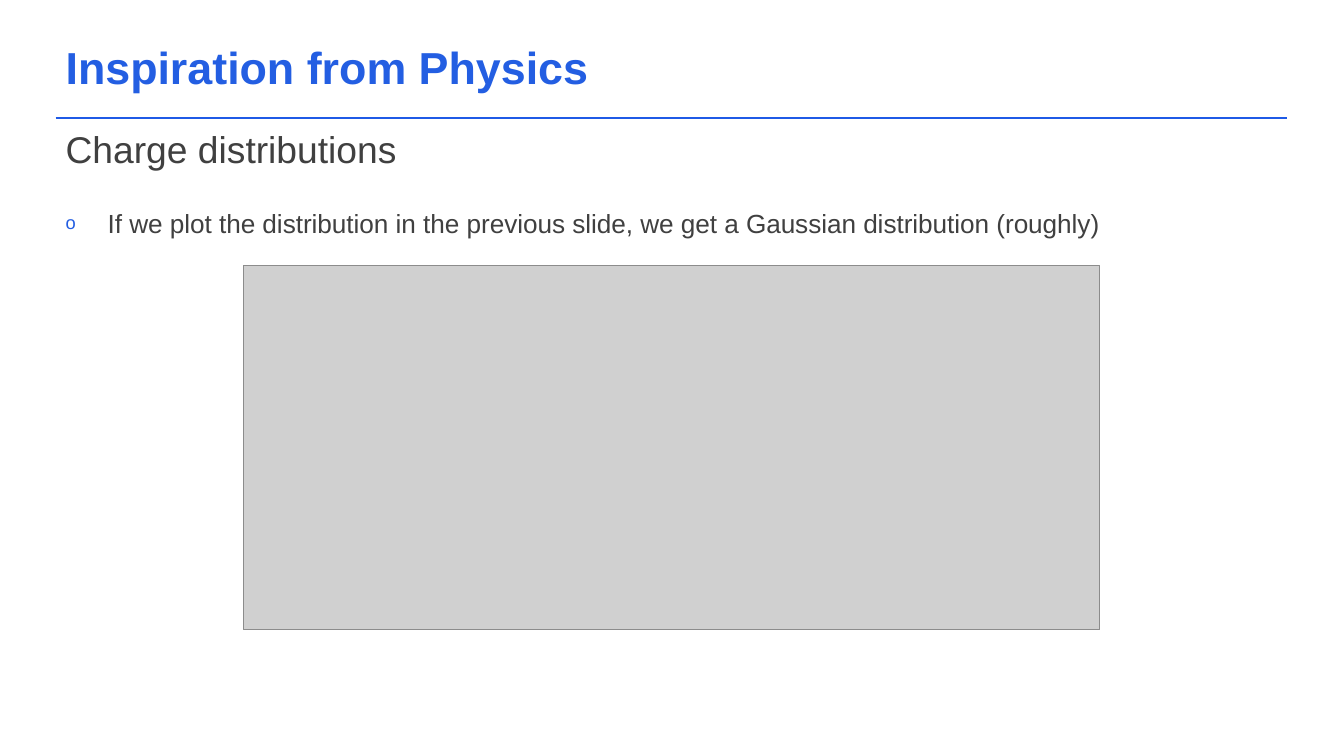
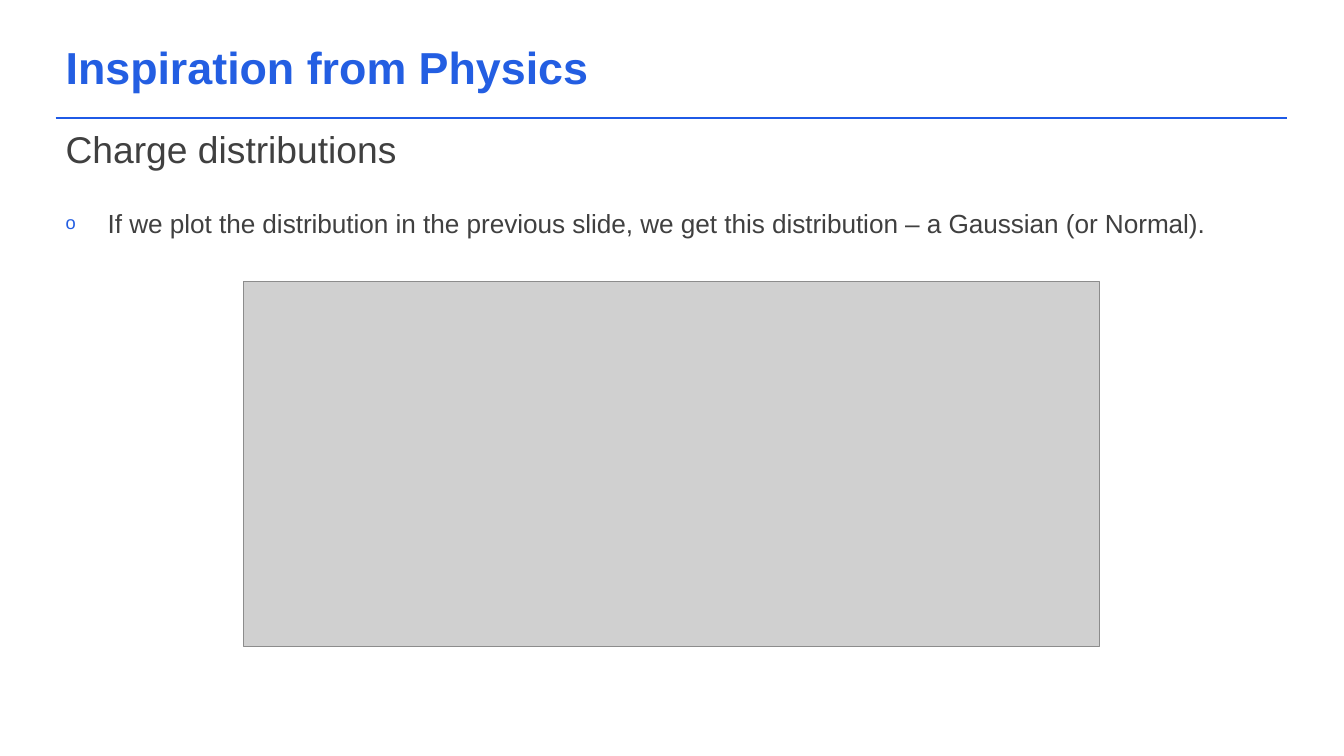
Before and after one commit to acceleratescience/diffusion-models, a slide deck: slide 3 of slides/2_Physics.pptx. Drawn at 1344x756 pixels with LibreOffice and Linux fonts; fonts in the diff are those of the drawing; grey boxes stand for pictures; background and template pictures are left out. Boxes give left, top, right and bottom in pixels: in the first picture for what was removed or moved away, otherwise in the second. Text is boxed around its words. In the diff, an @@ line names an element or a change of style, - is before the commit and + after.

```diff
--- a/slides/2_Physics.pptx
+++ b/slides/2_Physics.pptx
@@ text at [108, 214, 1205, 239]: text changed @@
-o If we plot the distribution in the previous slide, we get a Gaussian distribution (roughly)
+o If we plot the distribution in the previous slide, we get this distribution – a Gaussian (or Normal).
@@ picture: place and size @@
-picture at [243, 265, 1100, 629]
+picture at [243, 282, 1100, 646]
```
Also in this commit, not shown: 1 other slide changed, 3 other files.
